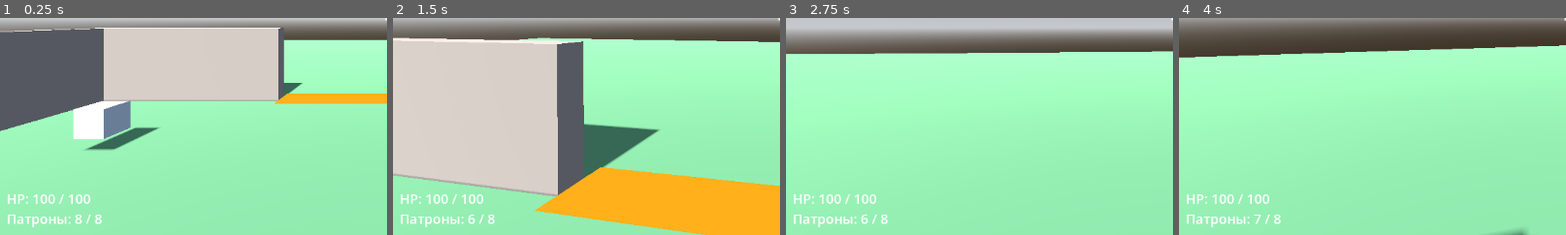
Above: before the commit, frames 1-4 (left to right).
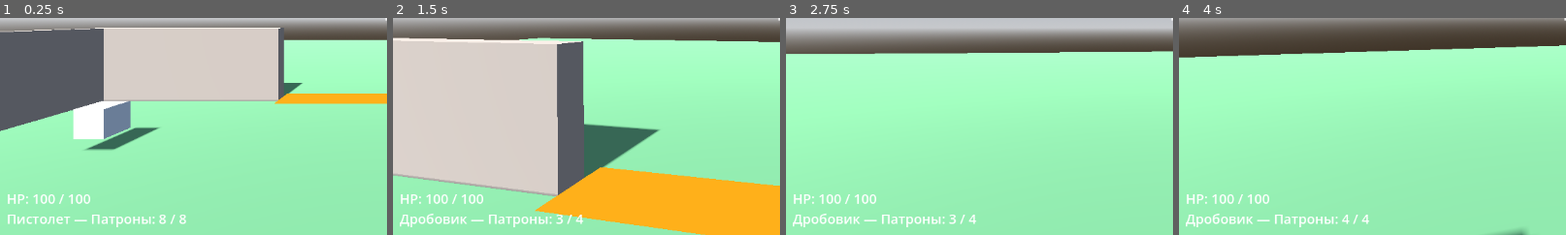
Above: after the commit, the same moments.

Repository: kem4ikkk/ubeziche
Game: Godot game, scene res://scenes/main.tscn
Two runs of this game, one before a commit and one after it. Both use one fixed random seed, a clock stepped at 60 frames per second and the inputs below.
Inputs (mouse positions are % of the whole screen's width and height, from its top left):
- Up to frame 1 (0.25 s): no input
- Up to frame 2 (1.5 s): tap Enter at 0.5 s; move the mouse to (55, 50) at 0.52 s; hold W from 0.53 s (still down); tap 1 at 0.6 s; click (55, 50) at 0.67 s; tap Space at 0.77 s; tap 2 at 0.8, 1.35 s; move the mouse to (45, 50) at 1.27 s; click (45, 50) at 1.42 s
- Up to frame 3 (2.75 s): keep holding W; tap Space at 1.52 s; tap R at 1.55, 2.1 s; move the mouse to (52, 48) at 2.02 s; click (52, 48) at 2.17 s; tap 1 at 2.3 s
- Up to frame 4 (4 s): keep holding W; move the mouse to (49, 52) at 2.77 s; tap 1 at 2.85 s; click (49, 52) at 2.92 s; tap Space at 3.02, 3.77 s; tap 2 at 3.05, 3.6 s; move the mouse to (57, 51) at 3.52 s; click (57, 51) at 3.67 s; tap R at 3.8 s
The pictures show only the part of the screen within x 0-50%, y 50-100%; the shares and areas given below are measured in that part.

The runs differ from the first frame. In frame 1, 0.8% of the frame differs, in the area x 4-49%, y 90-97%; in frame 2, 1.0%, in the area x 1-50%, y 90-97%; in frame 3, 1.0%; in frame 4, 1.0%.

Commit message:
Несколько видов оружия: пистолет и дробовик (Этап 4.6.2)
Игрок получил массив weapons с двумя видами оружия — пистолетом
(10 урона, обойма 8, перезарядка 1.5с, 1 пуля без разброса) и дробовиком
(6 урона за пулю, 5 пуль с разбросом, обойма 4, перезарядка 2.2с,
дальность 20м). Переключение клавишами 1/2 (switch_weapon), у каждого
оружия отдельная обойма, переключение блокируется во время перезарядки.

HUD объединяет название оружия и патроны в одну строку
(«Оружие — Патроны: X / Y», сигнал weapon_changed). Debug-прогон проверяет
переключение, урон/обойму/дальность дробовика и возврат к пистолету.

Co-Authored-By: Claude Sonnet 4.6 <noreply@anthropic.com>

Diff:
--- a/scenes/hud.tscn
+++ b/scenes/hud.tscn
@@ -48,7 +48,7 @@
 offset_left = 10.0
 offset_top = -40.0
 offset_bottom = -10.0
-text = "Патроны: 8 / 8"
+text = "Пистолет — Патроны: 8 / 8"
 theme_override_font_sizes/font_size = 20
 
 [node name="PhaseLabel" type="Label" parent="."]
--- a/scripts/debug_capture.gd
+++ b/scripts/debug_capture.gd
@@ -73,6 +73,23 @@
 		await get_tree().create_timer(player.reload_time + 0.2).timeout
 		print("  player_ammo после перезарядки: ", player.current_ammo, " / ", player.magazine_size)
 
+	# 4.6) Виды оружия (Этап 4.6.2): переключаемся на дробовик и проверяем
+	# его параметры/обойму, затем возвращаемся на пистолет.
+	if is_instance_valid(player) and player.has_method("switch_weapon"):
+		print("CLAUDE: переключаюсь на дробовик")
+		player.switch_weapon(1)
+		print("  оружие: ", player.weapons[player.current_weapon_index].name,
+				", урон: ", player.damage, ", обойма: ", player.current_ammo, " / ", player.magazine_size,
+				", дальность: ", player.shoot_range)
+		print("CLAUDE: выстрел из дробовика")
+		player.shoot()
+		await get_tree().create_timer(0.1).timeout
+		print("  обойма дробовика после выстрела: ", player.current_ammo, " / ", player.magazine_size)
+		print("CLAUDE: переключаюсь обратно на пистолет")
+		player.switch_weapon(0)
+		print("  оружие: ", player.weapons[player.current_weapon_index].name,
+				", обойма: ", player.current_ammo, " / ", player.magazine_size)
+
 	# 5) Попробуем скрафтить если достаточно ресурсов.
 	if InventorySystem.get_resource("wood") >= 2:
 		print("CLAUDE: крафтим стену (2 дерева → 1 стена)")
@@ -144,6 +161,8 @@
 			print("  player_hp: ", player.get_health())
 		if "current_ammo" in player:
 			print("  player_ammo: ", player.current_ammo, " / ", player.magazine_size)
+		if "current_weapon_index" in player:
+			print("  player_weapon: ", player.weapons[player.current_weapon_index].name)
 	else:
 		print("  player: (нет)")
 	print("  enemies: ", get_tree().get_nodes_in_group("enemy").size())
--- a/scripts/hud.gd
+++ b/scripts/hud.gd
@@ -11,6 +11,7 @@
 
 var _day_night_cycle: Node
 var _game_state_manager: Node
+var _weapon_name: String = "Пистолет"
 
 
 func _ready() -> void:
@@ -26,6 +27,9 @@
 	if is_instance_valid(player) and player.has_signal("ammo_changed"):
 		player.ammo_changed.connect(_on_ammo_changed)
 		_on_ammo_changed(player.current_ammo, player.magazine_size)
+	if is_instance_valid(player) and player.has_signal("weapon_changed"):
+		player.weapon_changed.connect(_on_weapon_changed)
+		_on_weapon_changed(player.weapons[player.current_weapon_index].name)
 
 
 func _process(_delta: float) -> void:
@@ -62,4 +66,11 @@
 
 
 func _on_ammo_changed(current: int, magazine: int) -> void:
-	ammo_label.text = "Патроны: %d / %d" % [current, magazine]
+	ammo_label.text = "%s — Патроны: %d / %d" % [_weapon_name, current, magazine]
+
+
+func _on_weapon_changed(weapon_name: String) -> void:
+	_weapon_name = weapon_name
+	var player := get_tree().get_first_node_in_group("player")
+	if is_instance_valid(player):
+		_on_ammo_changed(player.current_ammo, player.magazine_size)
--- a/scripts/player.gd
+++ b/scripts/player.gd
@@ -8,20 +8,29 @@
 ##   ЛКМ   — выстрел (если курсор захвачен) / захватить курсор
 ##   R     — перезарядка оружия
 ##   F     — отремонтировать ближайшую постройку (1 дерево → +15 HP)
+##   1/2   — переключить оружие (пистолет / дробовик)
 ##   Esc   — отпустить курсор
 
 signal ammo_changed(current: int, magazine: int)
+signal weapon_changed(weapon_name: String)
 
 # Параметры можно менять прямо в редакторе (значок справа от ноды).
 @export var speed: float = 5.0            # скорость бега, м/с
 @export var jump_velocity: float = 4.5    # сила прыжка
 @export var mouse_sensitivity: float = 0.003
 
-# Стрельба
-@export var damage: float = 10.0          # урон за выстрел
+# Виды оружия (Этап 4.6.2): пистолет — сбалансирован, дробовик — несколько
+# пуль с разбросом, больше урона вблизи, но короче дальность и меньше обойма.
+var weapons: Array[Dictionary] = [
+	{"name": "Пистолет", "damage": 10.0, "magazine_size": 8, "reload_time": 1.5, "range": 100.0, "pellets": 1, "spread": 0.0},
+	{"name": "Дробовик", "damage": 6.0, "magazine_size": 4, "reload_time": 2.2, "range": 20.0, "pellets": 5, "spread": 0.05},
+]
+var current_weapon_index: int = 0
+var _ammo_in_weapon: Array[int] = []
+
+# Текущее оружие (заполняется из weapons при инициализации/переключении)
+@export var damage: float = 10.0          # урон за выстрел (за пулю)
 @export var shoot_range: float = 100.0    # дальность выстрела, м
-
-# Патроны и перезарядка (Этап 4.6.1)
 @export var magazine_size: int = 8        # патронов в обойме
 @export var reload_time: float = 1.5      # время перезарядки, с
 var current_ammo: int = magazine_size
@@ -53,6 +62,12 @@
 	# Записываемся в группу "player" — так враги нас находят.
 	add_to_group("player")
 	health.died.connect(_on_died)
+
+	# Инициализация оружия (Этап 4.6.2): у каждого оружия своя обойма.
+	for weapon in weapons:
+		_ammo_in_weapon.append(int(weapon.magazine_size))
+	_apply_weapon(current_weapon_index)
+
 	ammo_changed.emit(current_ammo, magazine_size)
 
 
@@ -93,6 +108,12 @@
 	if event is InputEventKey and event.pressed and event.keycode == KEY_R:
 		reload()
 
+	# 1/2 — переключить оружие (Этап 4.6.2).
+	if event is InputEventKey and event.pressed and event.keycode == KEY_1:
+		switch_weapon(0)
+	if event is InputEventKey and event.pressed and event.keycode == KEY_2:
+		switch_weapon(1)
+
 	# F — отремонтировать постройку, на которую смотрим.
 	if event is InputEventKey and event.pressed and event.keycode == KEY_F:
 		repair_target()
@@ -150,20 +171,35 @@
 	current_ammo -= 1
 	ammo_changed.emit(current_ammo, magazine_size)
 
-	# Пускаем луч из камеры вперёд — туда, где прицел в центре экрана.
+	var weapon: Dictionary = weapons[current_weapon_index]
+	var pellets: int = weapon.get("pellets", 1)
+	var spread: float = weapon.get("spread", 0.0)
 	var space_state := get_world_3d().direct_space_state
-	var from := camera.global_position
-	var to := from + (-camera.global_transform.basis.z) * shoot_range
-	var query := PhysicsRayQueryParameters3D.create(from, to)
-	query.exclude = [get_rid()]   # не попадаем лучом в самого себя
-	var result := space_state.intersect_ray(query)
-
-	if result:
-		var collider = result.collider
-		# Если у объекта есть метод take_damage — наносим урон.
-		if collider.has_method("take_damage"):
-			collider.take_damage(damage)
-		print("Попадание: ", collider.name)
+	var hits := 0
+
+	for i in pellets:
+		# Пускаем луч из камеры вперёд — туда, где прицел в центре экрана,
+		# с небольшим случайным разбросом для оружий типа дробовика.
+		var direction := -camera.global_transform.basis.z
+		if spread > 0.0:
+			direction = direction.rotated(camera.global_transform.basis.x, randf_range(-spread, spread))
+			direction = direction.rotated(camera.global_transform.basis.y, randf_range(-spread, spread))
+
+		var from := camera.global_position
+		var to := from + direction * shoot_range
+		var query := PhysicsRayQueryParameters3D.create(from, to)
+		query.exclude = [get_rid()]   # не попадаем лучом в самого себя
+		var result := space_state.intersect_ray(query)
+
+		if result:
+			var collider = result.collider
+			# Если у объекта есть метод take_damage — наносим урон.
+			if collider.has_method("take_damage"):
+				collider.take_damage(damage)
+			hits += 1
+
+	if hits > 0:
+		print("Попадание: ", hits, " / ", pellets)
 	else:
 		print("Мимо")
 
@@ -176,9 +212,38 @@
 	print("CLAUDE: перезарядка...")
 	await get_tree().create_timer(reload_time).timeout
 	current_ammo = magazine_size
+	_ammo_in_weapon[current_weapon_index] = current_ammo
 	_reloading = false
 	ammo_changed.emit(current_ammo, magazine_size)
 	print("CLAUDE: перезарядка завершена")
+
+
+## Переключение оружия (Этап 4.6.2): сохраняет патроны текущего оружия
+## и подгружает параметры/патроны нового. Во время перезарядки не даём
+## переключиться, чтобы не было путаницы со временем перезарядки.
+func switch_weapon(index: int) -> void:
+	if index == current_weapon_index or index < 0 or index >= weapons.size():
+		return
+	if _reloading:
+		print("CLAUDE: нельзя переключить оружие во время перезарядки")
+		return
+
+	_ammo_in_weapon[current_weapon_index] = current_ammo
+	_apply_weapon(index)
+	ammo_changed.emit(current_ammo, magazine_size)
+	weapon_changed.emit(weapons[current_weapon_index].name)
+	print("CLAUDE: оружие переключено на ", weapons[current_weapon_index].name)
+
+
+## Применяет параметры оружия с индексом index как текущие.
+func _apply_weapon(index: int) -> void:
+	current_weapon_index = index
+	var weapon: Dictionary = weapons[index]
+	damage = weapon.damage
+	shoot_range = weapon.range
+	magazine_size = weapon.magazine_size
+	reload_time = weapon.reload_time
+	current_ammo = _ammo_in_weapon[index]
 
 
 ## Ремонт ближайшей постройки (стены) рядом с игроком (Этап 4.3).
Not shown, changed: docs/PROGRESS.md
